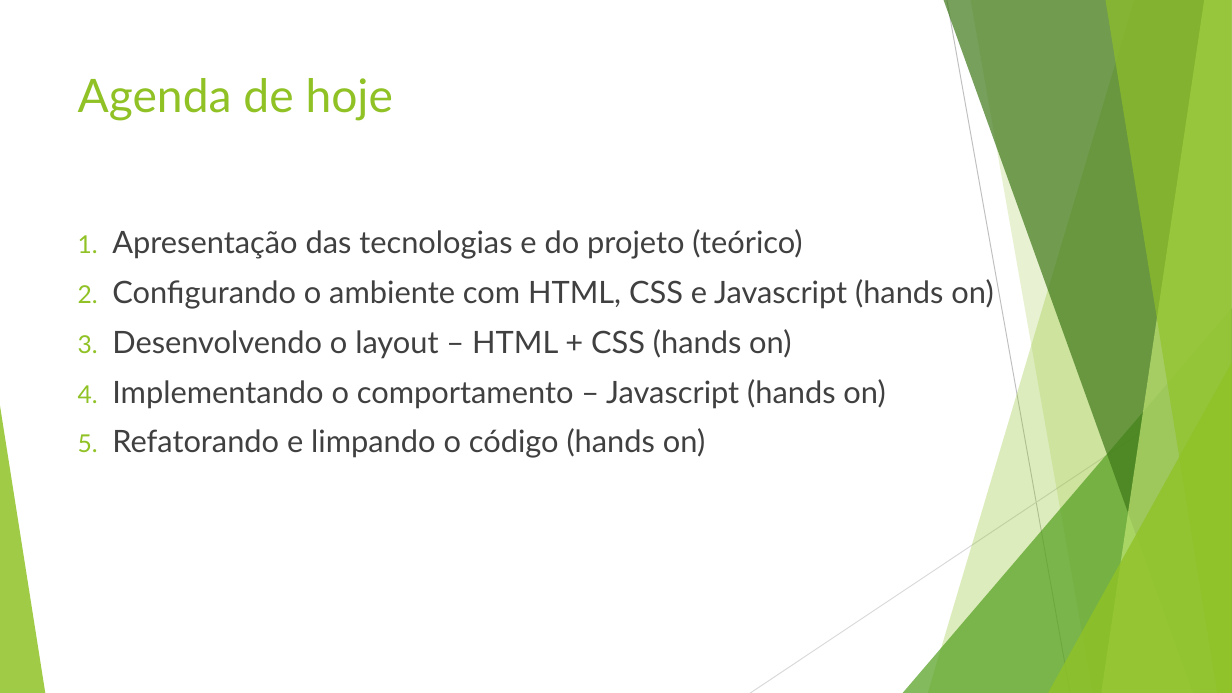
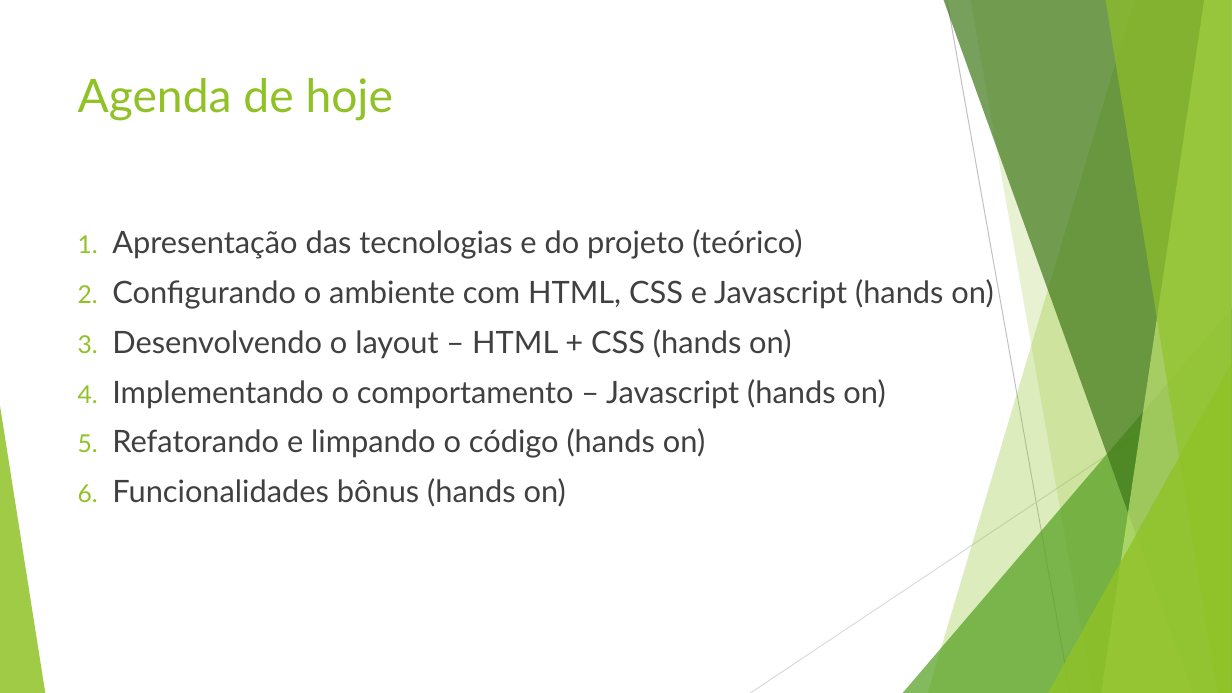
Before and after one commit to gabriellimoni/codare-todo-with-figma, a slide deck: slide 2 of introdução-teorica.pptx. Drawn at 1232x693 pixels with LibreOffice and Linux fonts; fonts in the diff are those of the drawing. Boxes give left, top, right and bottom in pixels: in the first picture for what was removed or moved away, otherwise in the second. Text is boxed around its words. In the diff, an @@ line names an element or a change of style, - is before the commit and + after.

Commit message:
ppt

```diff
--- a/introdução-teorica.pptx
+++ b/introdução-teorica.pptx
@@ text at (112, 478, 566, 507): paragraph added @@
+6. Funcionalidades bônus (hands on)
```
